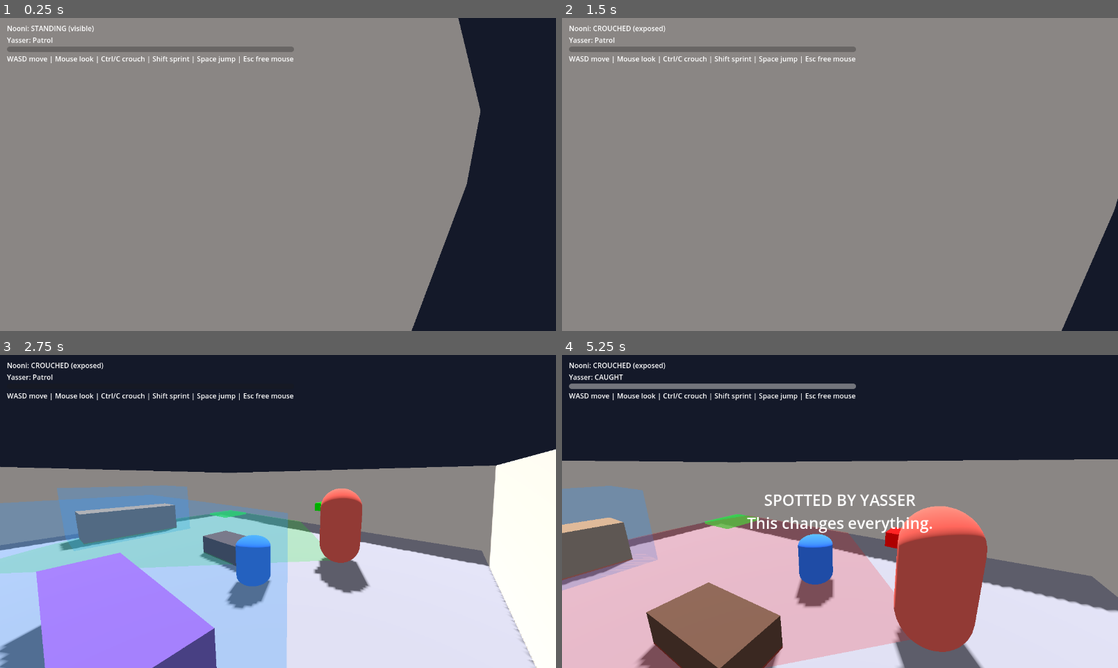
Above: before the commit, frames 1-4 (two rows, left to right).
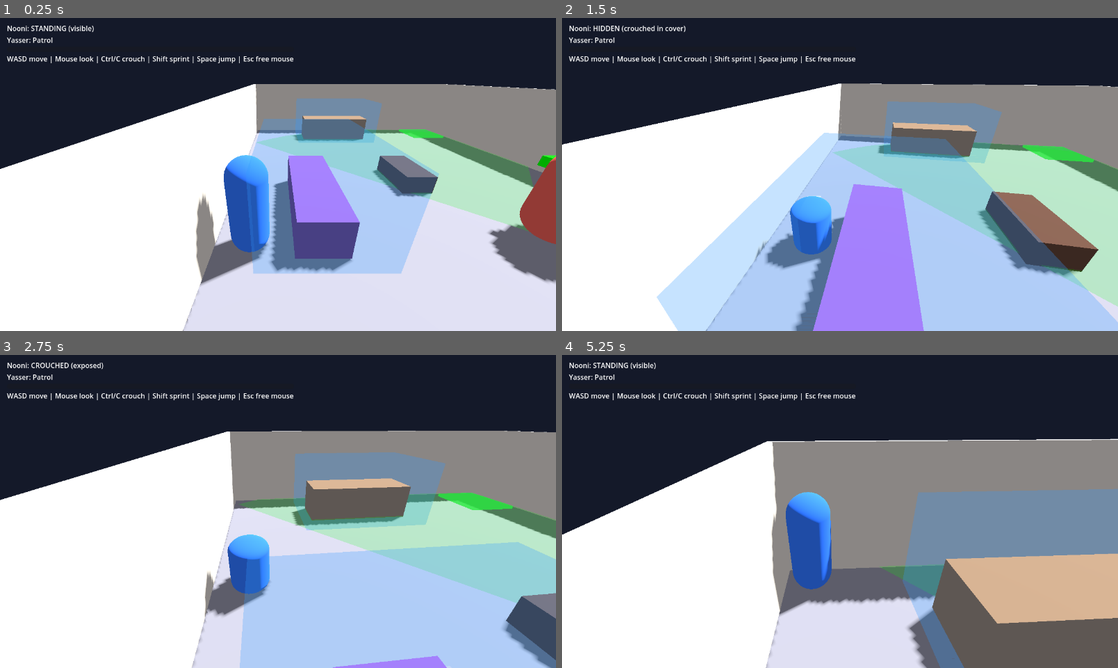
Above: after the commit, the same moments.

Repository: ffawazz/NooniGame
Game: Godot game, scene res://scenes/main.tscn
The game is run twice, just before and just after one commit, with the same random seed, the same clock (stepped at 60 frames per second) and the same inputs.
Inputs (mouse positions are in pixels of both pictures, inside the frame that each line leads up to):
- Up to frame 1 (0.25 s): no input
- Up to frame 2 (1.5 s): tap Enter at 0.5 s; move the mouse to (867, 174) at 0.52 s; hold W (move_forward) from 0.53 s (still down); tap Ctrl (crouch) at 0.6 s; click (867, 174) at 0.67 s; tap Space (jump) at 0.77 s; move the mouse to (812, 174) at 1.27 s; tap Q (ability) at 1.35 s
- Up to frame 3 (2.75 s): keep holding W (move_forward); tap Space (jump) at 1.52 s; tap Ctrl (crouch) at 1.55, 2.1 s; move the mouse to (289, 505) at 2.02 s
- Up to frame 4 (5.25 s): keep holding W (move_forward); move the mouse to (834, 517) at 2.77 s; click (834, 517) at 2.85 s; tap Space (jump) at 3.02, 3.77, 4.52 s; tap Ctrl (crouch) at 3.05, 3.8, 4.55 s; move the mouse to (878, 514) at 3.52 s; tap E (interact) at 3.6 s; move the mouse to (795, 508) at 4.27 s; tap Tab (open_wheel) at 4.35 s; move the mouse to (845, 511) at 5.02 s; hold Shift (sprint) from 5.03 s (still down); click (845, 511) at 5.17 s

The runs differ from the first frame. In frame 1, 91% of the frame differs, in the area x 0-100%, y 0-100%; in frame 2, 93%; in frame 3, 68%; in frame 4, 62%.

Commit message:
Godot: fix navmesh patrol, camera framing and vision-fan clipping; real headless tests (22 checks) and screenshots
Co-Authored-By: Claude Sonnet 5.5 <noreply@anthropic.com>
Claude-Session: https://claude.ai/code/session_017HFFaWguzWiXpyYVQLRizh

Diff:
--- a/godot/scripts/ai/brother_ai.gd
+++ b/godot/scripts/ai/brother_ai.gd
@@ -99,8 +99,8 @@
 	add_child(lamp_mesh)
 
 	_agent = NavigationAgent3D.new()
-	_agent.path_desired_distance = 0.4
-	_agent.target_desired_distance = 0.4
+	_agent.path_desired_distance = 0.7  # navmesh floats ~0.4 m above the floor, so be generous
+	_agent.target_desired_distance = 0.7
 	_agent.radius = 0.5
 	_agent.height = 1.9
 	add_child(_agent)
@@ -317,23 +317,27 @@
 # ---- Debug cone ----------------------------------------------------------------------
 
 ## Translucent floor fan showing where he is looking (green -> red as awareness fills).
+## Each ray stops at walls and tall furniture, like his actual line of sight.
 func _update_cone() -> void:
 	_cone.visible = show_cone
 	if not show_cone:
 		return
 
-	_cone.global_transform = Transform3D(Basis(Vector3.UP, rotation.y), global_position + Vector3.UP * 0.03)
+	var origin := global_position
+	_cone.global_transform = Transform3D(Basis(Vector3.UP, rotation.y), origin + Vector3.UP * 0.03)
 	var color := Color.GREEN.lerp(Color.RED, awareness)
 	color.a = 0.18
 
+	var space := get_world_3d().direct_space_state
+	var ray_height := Vector3.UP * (eye_height * 0.75)
+	var half := deg_to_rad(view_angle) * 0.5
+	var segments := 16
+
 	_cone_mesh.clear_surfaces()
 	_cone_mesh.surface_begin(Mesh.PRIMITIVE_TRIANGLES)
-	var half := deg_to_rad(view_angle) * 0.5
-	var segments := 16
-	var previous := Vector3(sin(-half), 0.0, -cos(-half)) * view_distance
+	var previous := _cone_edge(space, origin + ray_height, -half)
 	for i in range(1, segments + 1):
-		var a := lerpf(-half, half, float(i) / segments)
-		var next := Vector3(sin(a), 0.0, -cos(a)) * view_distance
+		var next := _cone_edge(space, origin + ray_height, lerpf(-half, half, float(i) / segments))
 		_cone_mesh.surface_set_color(color)
 		_cone_mesh.surface_add_vertex(Vector3.ZERO)
 		_cone_mesh.surface_set_color(color)
@@ -342,3 +346,15 @@
 		_cone_mesh.surface_add_vertex(next)
 		previous = next
 	_cone_mesh.surface_end()
+
+
+## Local-space (cone node) end point of one fan ray, shortened where it hits the world.
+func _cone_edge(space: PhysicsDirectSpaceState3D, from: Vector3, angle: float) -> Vector3:
+	var local := Vector3(sin(angle), 0.0, -cos(angle))
+	var world_dir := Basis(Vector3.UP, rotation.y) * local
+	var query := PhysicsRayQueryParameters3D.create(from, from + world_dir * view_distance, 1)
+	var hit := space.intersect_ray(query)
+	var length := view_distance
+	if not hit.is_empty():
+		length = from.distance_to(hit.position)
+	return local * length
--- a/godot/scripts/characters/nooni.gd
+++ b/godot/scripts/characters/nooni.gd
@@ -27,7 +27,7 @@
 
 @export_group("Camera")
 @export var look_sensitivity := 0.003
-@export var camera_distance := 4.0
+@export var camera_distance := 3.2
 @export var pivot_height := 1.5
 @export var min_pitch_deg := -60.0
 @export var max_pitch_deg := 25.0
@@ -40,7 +40,7 @@
 var current_height := 1.8
 
 var _yaw := 0.0
-var _pitch := -0.2
+var _pitch := -0.45
 var _shape: CapsuleShape3D
 var _collision: CollisionShape3D
 var _body: MeshInstance3D
--- a/godot/scripts/prototype/greybox_room.gd
+++ b/godot/scripts/prototype/greybox_room.gd
@@ -1,7 +1,7 @@
 extends Node3D
 ## Greybox stealth test room, built entirely in code: level, cover, Nooni, Yasser, exit, HUD.
 ## Layout (metres, +X east, +Z south):
-##   Nooni starts in the (-X, -Z) corner; the exit pad is in the opposite (+X, +Z) corner.
+##   Nooni starts by the south wall, west of the sofa; the exit pad is in the opposite (+X, +Z) corner.
 ##   Yasser walks a loop through the middle; the sofa and counter are cover.
 
 const NooniScript := preload("res://scripts/characters/nooni.gd")
@@ -83,8 +83,8 @@
 
 	var nav_mesh := NavigationMesh.new()
 	nav_mesh.agent_radius = 0.5
-	nav_mesh.agent_height = 1.9
-	nav_mesh.agent_max_climb = 0.3
+	nav_mesh.agent_height = 2.0
+	nav_mesh.agent_max_climb = 0.25
 	nav_mesh.geometry_parsed_geometry_type = NavigationMesh.PARSED_GEOMETRY_STATIC_COLLIDERS
 	nav_mesh.geometry_collision_mask = 1
 	region.navigation_mesh = nav_mesh
@@ -100,8 +100,8 @@
 	nooni = NooniScript.new()
 	nooni.name = "Nooni"
 	nooni.test_mode = test_mode
-	nooni.position = Vector3(-5, 0, -4)
-	nooni.rotation.y = -PI * 0.75  # facing the room's centre
+	nooni.position = Vector3(-3.2, 0, -4.3)  # south wall, with open floor behind her for the camera
+	nooni.rotation.y = -PI * 0.5  # facing +X
 	add_child(nooni)
 
 	yasser = BrotherScript.new()
--- a/godot/tests/run_tests.gd
+++ b/godot/tests/run_tests.gd
@@ -9,6 +9,8 @@
 
 
 func _initialize() -> void:
+	# Nodes added to the root during _initialize don't get _ready until the first frame.
+	await process_frame
 	_run()
 
 
@@ -26,6 +28,10 @@
 
 	# Behind Yasser: outside the cone.
 	await _scenario("standing behind him is not seen", Vector3(-5, 0, 1.5), -PI * 0.5, Vector3(-5.8, 0, 1.5), false, false)
+
+	await _test_patrol()
+	await _test_nooni_movement()
+	await _test_glimpse_then_investigate()
 
 	print("")
 	if failures == 0:
@@ -58,6 +64,12 @@
 	var room := RoomScene.instantiate()
 	room.test_mode = true
 	root.add_child(room)
+	await process_frame
+
+	if room.yasser == null or room.nooni == null:
+		_check(false, label + " (room did not build)")
+		room.queue_free()
+		return
 
 	room.yasser.hold_position = true
 	room.yasser.global_position = yasser_pos
@@ -70,3 +82,88 @@
 
 	room.queue_free()
 	await process_frame
+
+
+func _test_patrol() -> void:
+	var room := RoomScene.instantiate()
+	room.test_mode = true
+	root.add_child(room)
+	await process_frame
+	# Park Nooni where Yasser can't see her (crouched in the sofa's cover) so he just patrols.
+	room.nooni.global_position = Vector3(-2, 0, -3.9)
+	room.nooni.set_crouching_instant(true)
+
+	var start: Vector3 = room.yasser.global_position
+	var farthest := 0.0
+	var visited_east := false
+	for i in range(14):
+		await create_timer(0.5).timeout
+		var p: Vector3 = room.yasser.global_position
+		farthest = maxf(farthest, p.distance_to(start))
+		if p.x > 1.0:
+			visited_east = true
+	_check(farthest > 3.0, "Yasser walks away from his start along the navmesh (moved %.1f m)" % farthest)
+	_check(visited_east, "Yasser reaches the east end of his patrol route")
+	_check(not room.yasser.is_caught(), "patrolling Yasser does not catch a hidden Nooni")
+	room.queue_free()
+	await process_frame
+
+
+func _test_nooni_movement() -> void:
+	var room := RoomScene.instantiate()
+	room.test_mode = true
+	root.add_child(room)
+	await process_frame
+	room.yasser.hold_position = true
+	room.yasser.global_position = Vector3(5, 0, 4.5)  # far away, out of the way
+
+	var start: Vector3 = room.nooni.global_position
+	Input.action_press("move_forward")
+	await create_timer(1.0).timeout
+	Input.action_release("move_forward")
+	var walked: float = room.nooni.global_position.distance_to(start)
+	_check(walked > 2.0 and walked < 5.0, "Nooni walks forward ~3.5 m/s (moved %.1f m in 1 s)" % walked)
+
+	Input.action_press("crouch")
+	await create_timer(0.2).timeout
+	Input.action_release("crouch")
+	await create_timer(0.5).timeout
+	_check(room.nooni.crouching, "crouch key toggles crouch on")
+	_check(absf(room.nooni.current_height - room.nooni.crouch_height) < 0.01, "capsule shrinks to crouch height")
+
+	Input.action_press("crouch")
+	await create_timer(0.2).timeout
+	Input.action_release("crouch")
+	await create_timer(0.6).timeout
+	_check(not room.nooni.crouching, "crouch key toggles crouch off in the open")
+
+	room.queue_free()
+	await process_frame
+
+
+## A brief glimpse should send him suspicious, then to the last-seen spot, then back to his route.
+func _test_glimpse_then_investigate() -> void:
+	var room := RoomScene.instantiate()
+	room.test_mode = true
+	root.add_child(room)
+	await process_frame
+
+	# Yasser starts at (-3,0,1.5) facing +X and waits there 1.5 s, so Nooni is in clear view 3 m ahead.
+	var seen := {}
+	room.nooni.global_position = Vector3(0, 0, 1.5)
+	for i in range(9):
+		await create_timer(0.05).timeout
+		seen[room.yasser.state_name()] = true
+	# She ducks into the sofa's cover, so his look-around sweep can't find her.
+	room.nooni.global_position = Vector3(-2, 0, -3.9)
+	room.nooni.set_crouching_instant(true)
+
+	for i in range(140):
+		await create_timer(0.1).timeout
+		seen[room.yasser.state_name()] = true
+	_check(seen.has("Suspicious"), "a glimpse makes Yasser suspicious")
+	_check(seen.has("Investigating"), "then he investigates the last-seen spot")
+	_check(room.yasser.state_name() == "Patrol", "then he returns to patrol")
+	_check(not room.yasser.is_caught(), "a short glimpse alone does not get Nooni caught")
+	room.queue_free()
+	await process_frame
--- /dev/null
+++ b/godot/tests/screenshot.gd
@@ -0,0 +1,31 @@
+extends SceneTree
+## Renders the room (needs a display, e.g. xvfb) and saves PNGs:  -s res://tests/screenshot.gd -- <out_dir>
+func _initialize() -> void:
+	await process_frame
+	var out := "/tmp"
+	var args := OS.get_cmdline_user_args()
+	if args.size() > 0:
+		out = args[0]
+	var room = load("res://scenes/main.tscn").instantiate()
+	room.test_mode = true
+	root.add_child(room)
+	await create_timer(1.0).timeout
+
+	var cam := root.get_camera_3d()
+	print("gameplay camera at ", cam.global_position, "  nooni at ", room.nooni.global_position)
+	root.get_texture().get_image().save_png(out + "/shot_start.png")
+
+	# Overhead view of the whole room.
+	var top := Camera3D.new()
+	room.add_child(top)
+	top.global_position = Vector3(0, 17, 0.1)
+	top.rotation_degrees = Vector3(-90, 0, 0)
+	top.current = true
+	await create_timer(0.3).timeout
+	root.get_texture().get_image().save_png(out + "/shot_overhead.png")
+
+	# Stand in Yasser's view for a moment so the cone shows rising awareness.
+	room.nooni.global_position = Vector3(0, 0, 1.5)
+	await create_timer(0.4).timeout
+	root.get_texture().get_image().save_png(out + "/shot_overhead_spotted.png")
+	quit()
Not shown, added: godot/scripts/ai/brother_ai.gd.uid
Not shown, added: godot/scripts/ai/vision_math.gd.uid
Not shown, added: godot/scripts/characters/nooni.gd.uid
Not shown, added: godot/scripts/core/input_actions.gd.uid
Not shown, added: godot/scripts/prototype/greybox_room.gd.uid
Not shown, added: godot/scripts/stealth/cover_volume.gd.uid
Not shown, added: godot/tests/run_tests.gd.uid
Not shown, added: docs/screenshots/overhead_spotted.png
Not shown, added: docs/screenshots/start_view.png
Not shown, changed: godot/README.md
